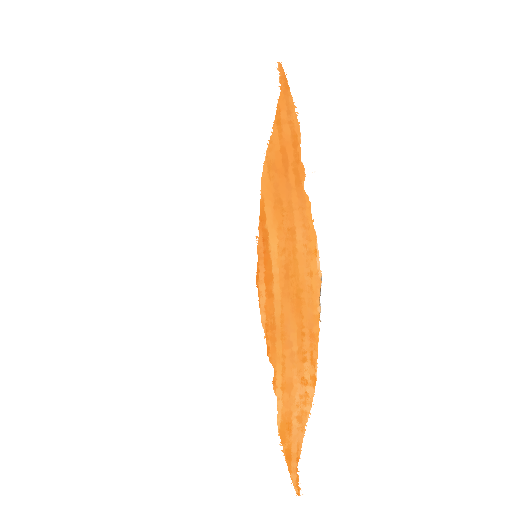
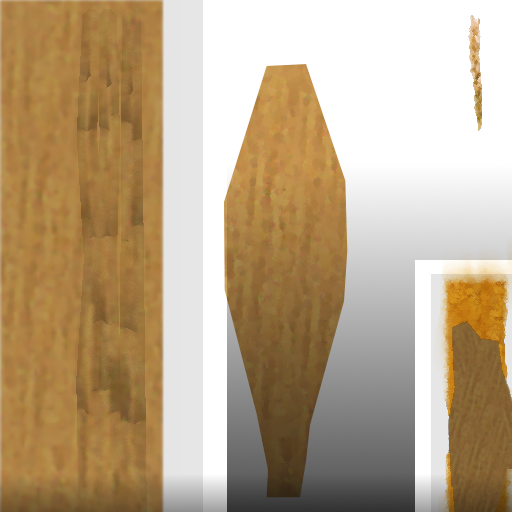
Layer changes from the first w=512, h=512 image to the second:
"Layer #2": opacity 100% → 29%, blend normal → multiply, painted on it over 0, 0, 322, 512
showed "Layer #1", moved it above "Layer #9", painted on it over 191, 15, 483, 380
added layer "Layer #9" (multiply, 41%) above "Layer #7" over 0, 0, 512, 512
added layer "Layer #7" (multiply, 10%) above "Layer #6" over 0, 0, 512, 512
added layer "Layer #6" (multiply) above "Layer #4" over 227, 15, 512, 512
showed "Layer #4", painted on it over 0, 0, 512, 512
added layer "Layer #5" above "Layer #8" over 447, 320, 512, 512
added layer "Layer #8" (multiply, 56%) above "Layer #3" over 433, 237, 512, 512
showed "Layer #3", moved it above "Layer", painted on it over 239, 61, 512, 512
